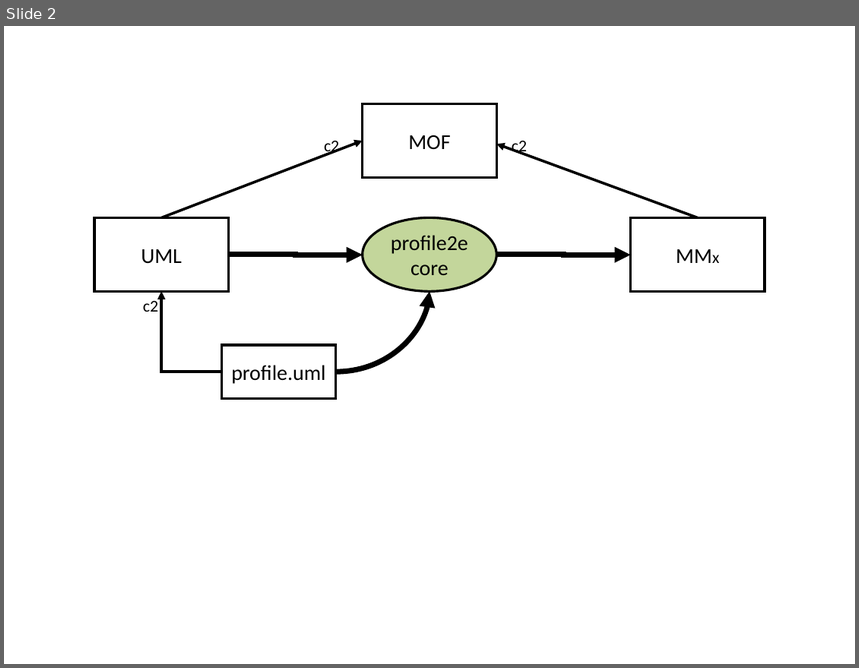
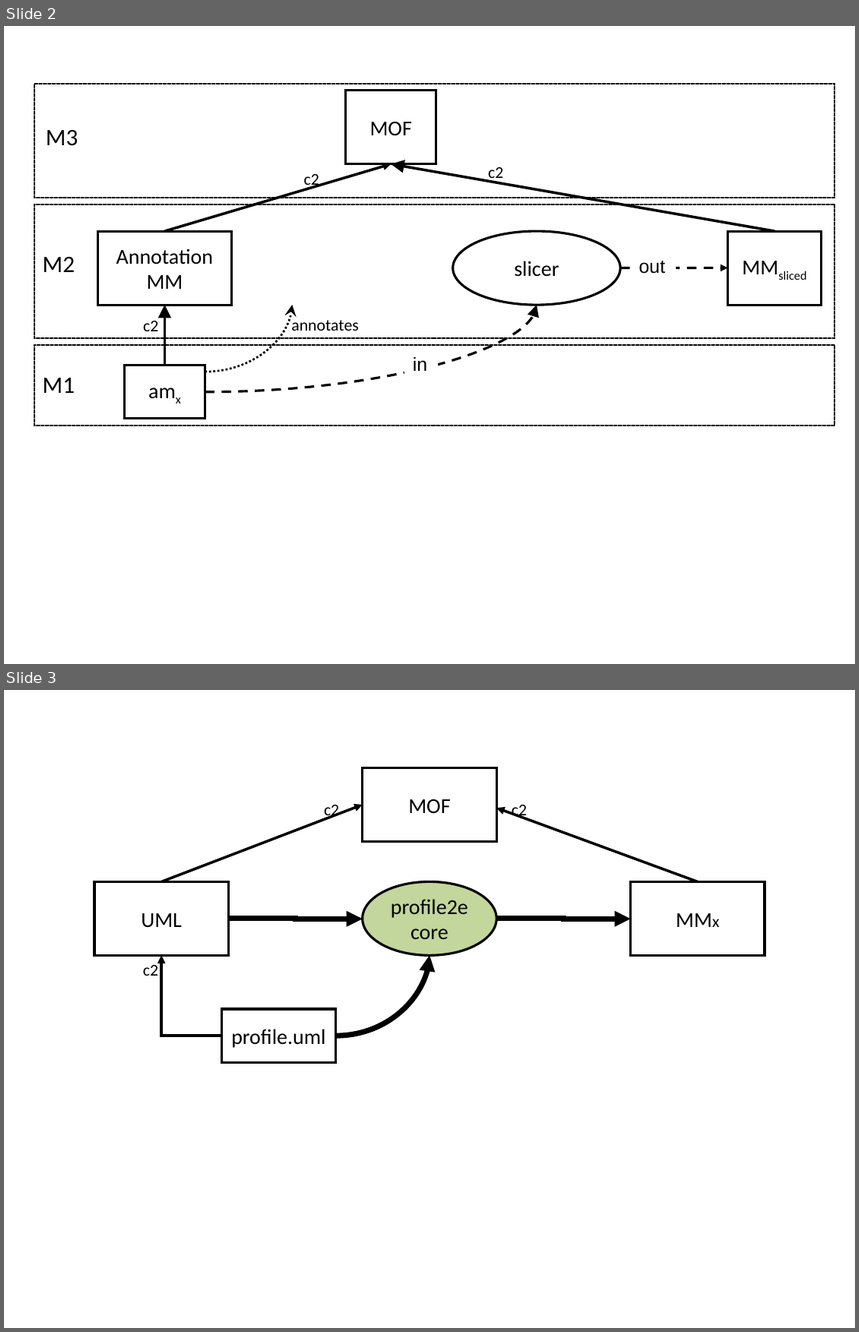
Before and after one commit to iivanoo/umlbridgepaper, a slide deck: UMLBridge/figures/3.0.ppt. Shown one above the other, each under a label of ours: slide 2 before the commit, slides 2 and 3 after it. The pictures are 859x668 and 859x1332 pixels, drawn with LibreOffice and Linux fonts; fonts in the diff are those of the drawing. Boxes give left, top, right and bottom in pixels: in the first picture for what was removed or moved away, otherwise in the second. Text is boxed around its words. In the diff, an @@ line names an element or a change of style, - is before the commit and + after.

```diff
--- a/UMLBridge/figures/3.0.ppt
+++ b/UMLBridge/figures/3.0.ppt
@@ slide 2 added at bbox=[4, 26, 855, 664], background #FFFFFF @@
@@ rectangle added at bbox=[34, 84, 835, 198], fill #FFFFFF, outline #000000 1.25 pt @@
@@ rectangle added at bbox=[346, 91, 436, 165], fill #FFFFFF, outline #000000 2.01 pt, 18 pt, text #000000 @@
+MOF
@@ text added at bbox=[46, 130, 78, 146], 20 pt, text #000000 @@
+M3
@@ arrow added from (165, 231) to (392, 164), #000000 2.24 pt @@
@@ text added at bbox=[304, 174, 319, 190], 14 pt, text #000000 @@
+c2
@@ arrow added from (775, 231) to (392, 164), #000000 2.24 pt @@
@@ text added at bbox=[488, 167, 503, 183], 14 pt, text #000000 @@
+c2
@@ rectangle added at bbox=[34, 205, 835, 339], fill #FFFFFF, outline #000000 1.25 pt @@
@@ rectangle added at bbox=[97, 231, 231, 305], fill #FFFFFF, outline #000000 2.01 pt, 18 pt, text #000000 @@
+Annotation MM
@@ ellipse added at bbox=[452, 231, 620, 305], fill #FFFFFF, outline #000000 2.01 pt, 18 pt, text #000000 @@
+slicer
@@ rectangle added at bbox=[728, 231, 821, 305], fill #FFFFFF, outline #000000 2.01 pt, 18 pt, text #000000 @@
+MMsliced
@@ text added at bbox=[43, 256, 75, 272], 20 pt, text #000000 @@
+M2
@@ arrow added from (620, 268) to (728, 268), #000000 2.01 pt dashed @@
@@ text added at bbox=[639, 261, 665, 274], 16 pt, text #000000 @@
+out
@@ text added at bbox=[143, 321, 158, 332], 14 pt, text #000000 @@
+c2
@@ elbow arrow added from (165, 366) to (165, 305), #000000 2.24 pt @@
@@ curved arrow added from (205, 392) to (537, 305), #000000 2.01 pt dashed @@
@@ curved arrow added from (205, 372) to (293, 305), #000000 1.76 pt dashed @@
@@ text added at bbox=[291, 316, 359, 331], 14 pt, text #000000 @@
+annotates
@@ rectangle added at bbox=[34, 345, 835, 425], fill #FFFFFF, outline #000000 1.25 pt @@
@@ rectangle added at bbox=[125, 366, 205, 419], fill #FFFFFF, outline #000000 2.01 pt, 18 pt, text #000000 @@
+amx
@@ text added at bbox=[413, 357, 427, 371], 16 pt, text #000000 @@
+in
@@ text added at bbox=[43, 378, 75, 393], 20 pt, text #000000 @@
+M1
@@ what was slide 2 is now slide 3 @@
```
Also in this commit, not shown: 3 slides changed.
